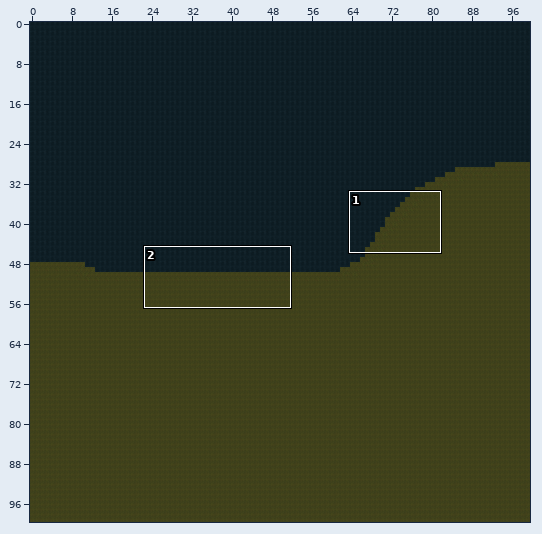
Level history. Tiled map (JSON): LostAndDivine.ClientMonoGame/Content/Sectors/6_6.tmj. The first picture is a wide view before the edit; the outline marks the close-up.
Close-up. The starting point:
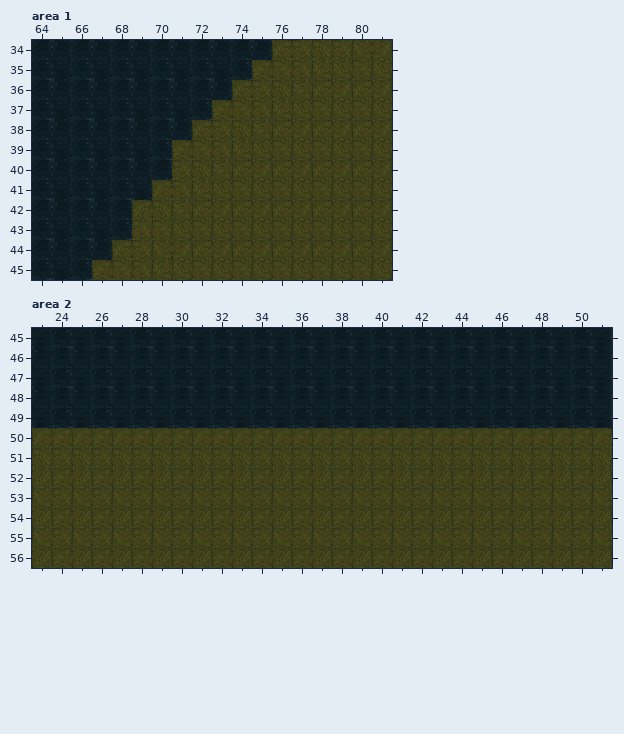
Cells are 64x64 px. Shown: area 1 x 64..81, y 34..45; area 2 x 23..51, y 45..56. The commit also changed other parts of the map, which this record leaves out.
New version:
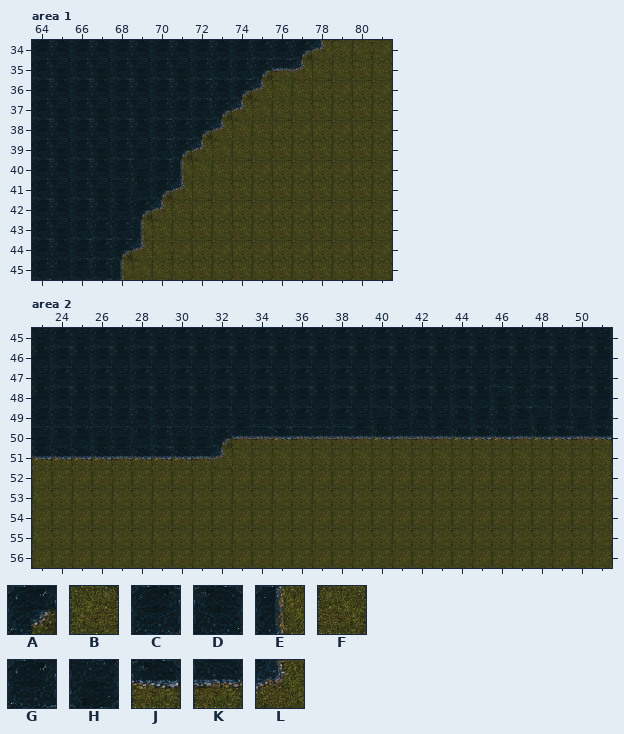
Key: from "World-Tilemap": A 10, B 91, C 99, D 100, E 101, F 121, G 129, H 130, J 159, K 160, L 161.
_ is an empty cell.
What changed:
Layer "Слой тайлов 1", area 1:
The edit turns tile B into tile A in row 35 at x 75; in row 36 at x 74; in row 37 at x 73; in row 38 at x 72; in row 39 at x 71; in row 41 at x 70.
The edit turns tile B into tile A in row 42 at x 69; in row 44 at x 68.
The edit turns tile F into tile A in row 34 at x 77.
The edit turns tile G into tile C in row 37 at x 72; in row 45 at x 66.
The edit turns tile H into tile C in row 35 at x 73; in row 37 at x 71.
The edit turns tile C into tile D in row 42 at x 68.
The edit turns tile H into tile D in row 41 at x 69; in row 45 at x 65.
The edit turns tile F into tile E in row 40 at x 71; in row 43 at x 69; in row 45 at x 68.
The edit turns tile B into tile G in row 34 at x 76; in row 45 at x 67.
The edit turns tile C into tile G in row 36 at x 72; in row 38 at x 70.
The edit turns tile D into tile G in row 34 at x 75; in row 38 at x 71; in row 44 at x 67.
The edit turns tile H into tile G in row 43 at x 67.
The edit turns tile D into tile H in row 40 at x 69.
The edit turns tile G into tile H in row 41 at x 68.
The edit turns tile F into tile K in row 35 at x 76.
The edit turns tile F into tile L in row 34 at x 78; in row 35 at x 77; in row 36 at x 75; in row 37 at x 74; in row 38 at x 73; in row 39 at x 72.
The edit turns tile F into tile L in row 41 at x 71; in row 42 at x 70; in row 44 at x 69.
Layer "Слой тайлов 1", area 2:
The edit turns tile B into tile A in row 50 at x 32.
The edit turns tile G into tile C in row 49 at x 24, 26, 30 and 32.
The edit turns tile H into tile C in row 49 at x 23, 25, 27, 31, 37, 45, 49 and 51.
The edit turns tile B into tile D in row 50 at x 24 to 25 and 28.
The edit turns tile G into tile D in row 49 at x 28, 42, 44 and 46.
The edit turns tile H into tile D in row 49 at x 41 and 47.
The edit turns tile B into tile G in row 50 at x 29.
The edit turns tile D into tile G in row 48 at x 47.
The edit turns tile H into tile G in row 49 at x 29 and 35.
The edit turns tile B into tile H in row 50 at x 23, 26 to 27 and 30 to 31.
The edit turns tile C into tile H in row 48 at x 46.
The edit turns tile G into tile H in row 49 at x 40, 48 and 50.
The edit turns tile B into tile J in row 50 at x 35, 40, 44 to 46, 48 to 49 and 51.
The edit turns tile F into tile J in row 51 at x 23 to 26 and 28 to 30.
The edit turns tile B into tile K in row 50 at x 33 to 34, 36 to 39, 41 to 43, 47 and 50.
The edit turns tile F into tile K in row 51 at x 27 and 31.
The edit turns tile F into tile L in row 51 at x 32.
Pixel boxes of the changes (left, top, right, bottom) in both close-ups:
changed: (52, 40, 332, 280)
changed: (32, 388, 612, 468)
